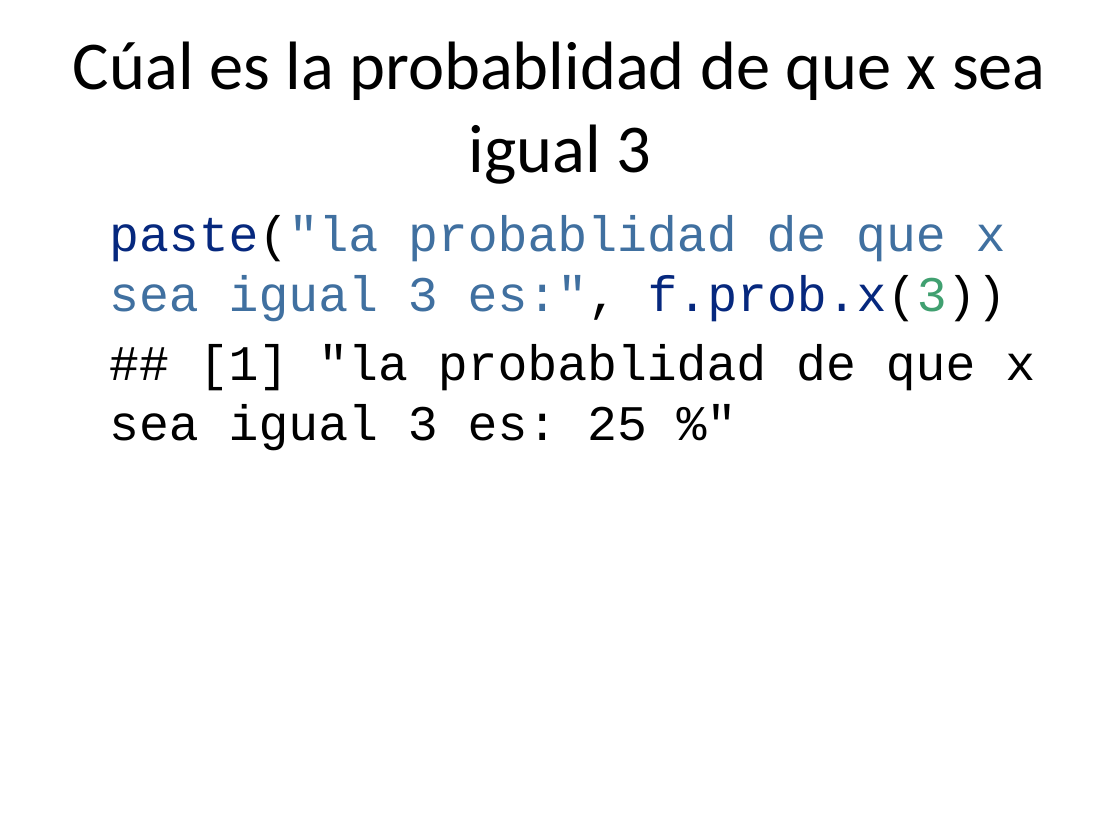
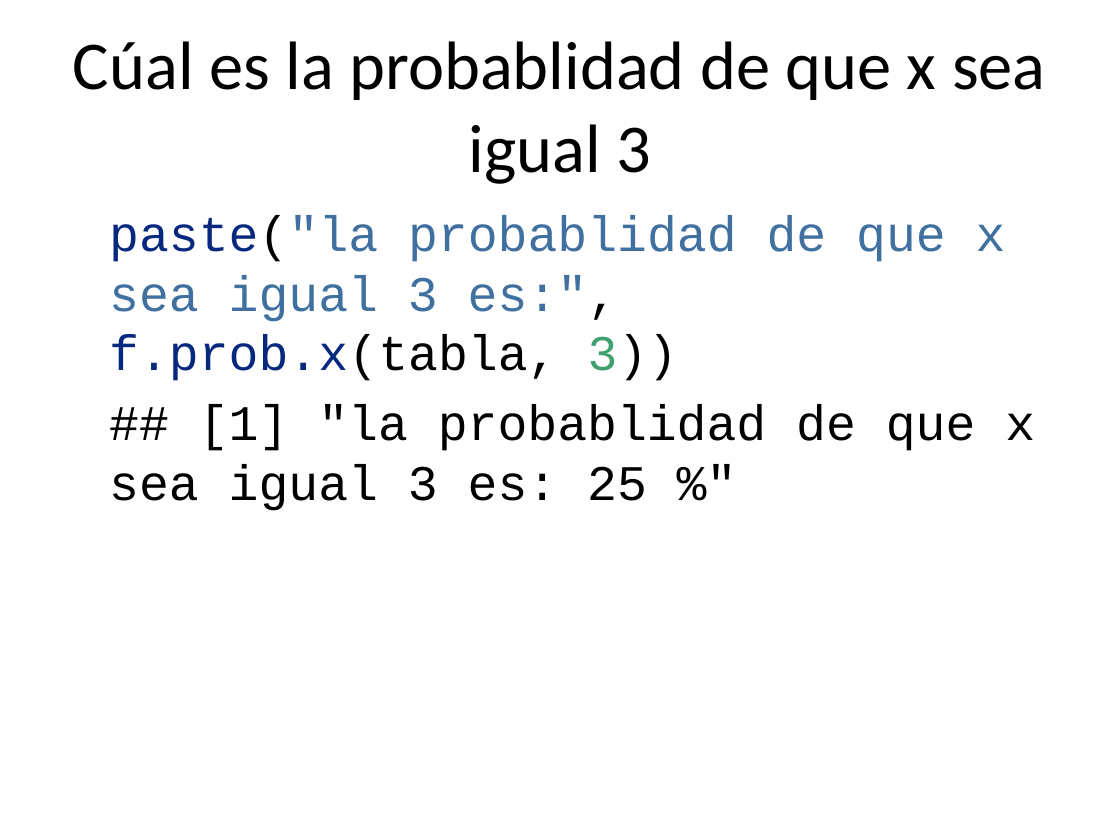
Before and after one commit to rpizarrog/CIIT.-Diplomado-en-Ciencia-de-los-Datos-e-IoT, a slide deck: slide 9 of Módulo II/probabilidad/variables-aleatorias-discretas.pptx. Drawn at 1120x840 pixels with LibreOffice and Linux fonts; fonts in the diff are those of the drawing. Boxes give left, top, right and bottom in pixels: in the first picture for what was removed or moved away, otherwise in the second. Text is boxed around its words. In the diff, an @@ line names an element or a change of style, - is before the commit and + after.

```diff
--- a/Módulo II/probabilidad/variables-aleatorias-discretas.pptx
+++ b/Módulo II/probabilidad/variables-aleatorias-discretas.pptx
@@ text at [109, 215, 1006, 381]: text changed @@
-paste("la probablidad de que x sea igual 3 es:", f.prob.x(3))
+paste("la probablidad de que x sea igual 3 es:", f.prob.x(tabla, 3))
```
Also in this commit, not shown: 4 other slides changed, 3 slides added, 1 other file.
